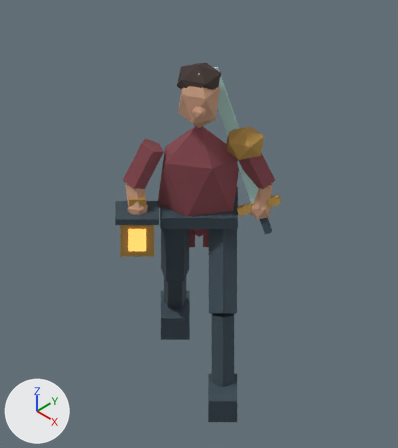
The Blender file authoring/knight/rig.blend as it was, and as the next commit left it.
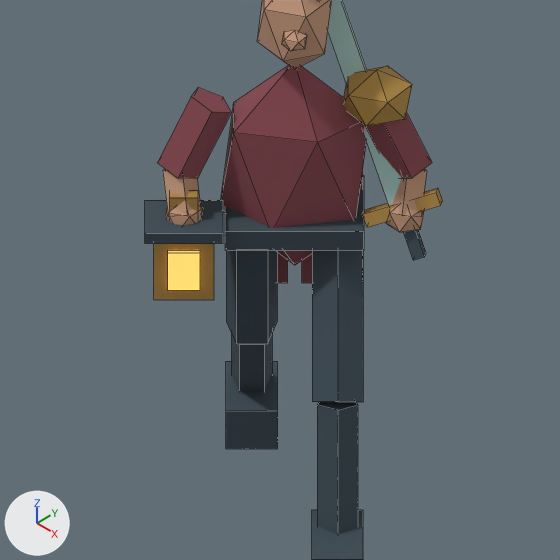
Old and new are each drawn from the file's camera 'CANONICAL_camera_v1' and again close up on the part from 9% to 87% of the width and 20% to 90% of the height. The lights are fixed; the arrows at lower left show +X, +Y and +Z. The last two pictures show the newer version. The close-ups show mesh edges as thin lines.

The first close-up shows 'belt', 'boot_-1', 'forearm_-1', 'forearm_1', 'lantern_case', 'male_face', 'shin_1', 'single_small_brass_shoulder', 'slender_coat', 'sword_blade', 'thigh_-1', 'thigh_1', 'upper_arm_-1', 'upper_arm_1' and 12 more.
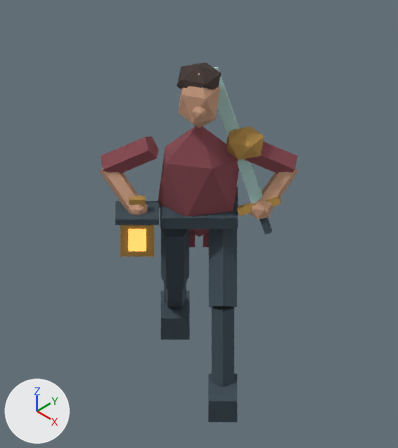
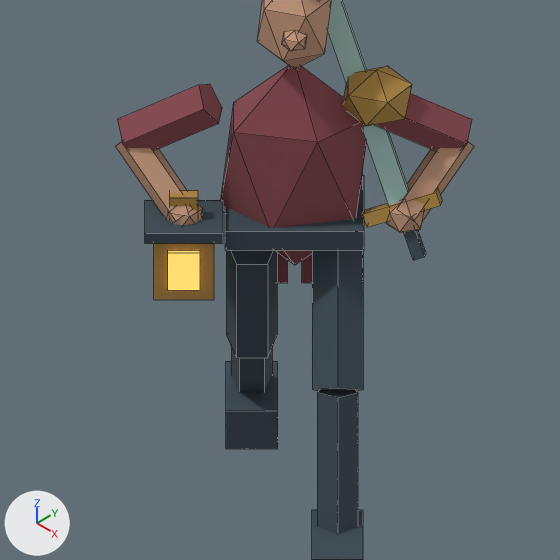
Location of each change, (x1, y1, x2, y2) in pixels of the close-ups (560 x 560 px):
```json
{"object": "thigh_1", "change": "moved, turned, rescaled", "before": [312, 250, 363, 402], "after": [312, 250, 363, 391]}
{"object": "upper_arm_-1", "change": "moved, turned, rescaled", "before": [158, 87, 231, 179], "after": [118, 84, 222, 151]}
{"object": "thigh_-1", "change": "moved", "before": [226, 250, 277, 344], "after": [226, 250, 277, 358]}
{"object": "upper_arm_1", "change": "moved, turned, rescaled", "before": [365, 113, 432, 178], "after": [375, 93, 472, 151]}
{"object": "forearm_-1", "change": "moved, turned, rescaled", "before": [163, 169, 201, 215], "after": [116, 141, 193, 222]}
{"object": "forearm_1", "change": "moved, turned, rescaled", "before": [392, 169, 427, 217], "after": [397, 141, 474, 222]}
```

Scene script edits in JSON lines:
```json
{"op": "set", "path": "ob_thigh__1.location", "old": "(-0.12, 0.041, 0.679)", "new": "(-0.12, 0.048, 0.626)"}
{"op": "set", "path": "ob_thigh_1.location", "old": "(0.12, -0.139, 0.679)", "new": "(0.12, -0.127, 0.666)"}
{"op": "set", "path": "ob_thigh_1.rotation_euler", "old": "(2.513, 0.0, 0.0)", "new": "(2.451, 0.0, 0.0)", "note": "degrees (144, 0, 0) -> degrees (140, 0, 0)"}
{"op": "set", "path": "ob_thigh_1.scale", "old": "(1.0, 1.0, 1.28)", "new": "(1.0, 1.0, 1.08)"}
{"op": "set", "path": "ob_upper_arm__1.location", "old": "(-0.281, -0.015, 1.22)", "new": "(-0.349, 0.0167, 1.249)"}
{"op": "set", "path": "ob_upper_arm__1.rotation_euler", "old": "(2.689, 0.0, -1.257)", "new": "(2.123, 0.0, -1.717)", "note": "degrees (154, 0, -72) -> degrees (122, 0, -98)"}
{"op": "set", "path": "ob_upper_arm__1.scale", "old": "(1.0, 1.0, 0.915)", "new": "(1.0, 1.0, 1.08)"}
{"op": "set", "path": "ob_forearm__1.location", "old": "(-0.319, -0.065, 1.06)", "new": "(-0.386, -0.0333, 1.089)"}
{"op": "set", "path": "ob_forearm__1.rotation_euler", "old": "(2.6, 0.0, 0.245)", "new": "(2.293, 0.0, 0.852)", "note": "degrees (149, 0, 14) -> degrees (131, 0, 49)"}
{"op": "set", "path": "ob_forearm__1.scale", "old": "(1.0, 1.0, 0.915)", "new": "(1.0, 1.0, 1.9)"}
{"op": "set", "path": "ob_upper_arm_1.location", "old": "(0.281, -0.015, 1.22)", "new": "(0.349, 0.0167, 1.249)"}
{"op": "set", "path": "ob_upper_arm_1.rotation_euler", "old": "(2.689, 0.0, 1.257)", "new": "(2.123, 0.0, 1.717)", "note": "degrees (154, 0, 72) -> degrees (122, 0, 98)"}
{"op": "set", "path": "ob_upper_arm_1.scale", "old": "(1.0, 1.0, 0.915)", "new": "(1.0, 1.0, 1.08)"}
{"op": "set", "path": "ob_forearm_1.location", "old": "(0.319, -0.065, 1.06)", "new": "(0.386, -0.0333, 1.089)"}
{"op": "set", "path": "ob_forearm_1.rotation_euler", "old": "(2.6, 0.0, -0.245)", "new": "(2.293, 0.0, -0.852)", "note": "degrees (149, 0, -14) -> degrees (131, 0, -49)"}
{"op": "set", "path": "ob_forearm_1.scale", "old": "(1.0, 1.0, 0.915)", "new": "(1.0, 1.0, 1.9)"}
```
